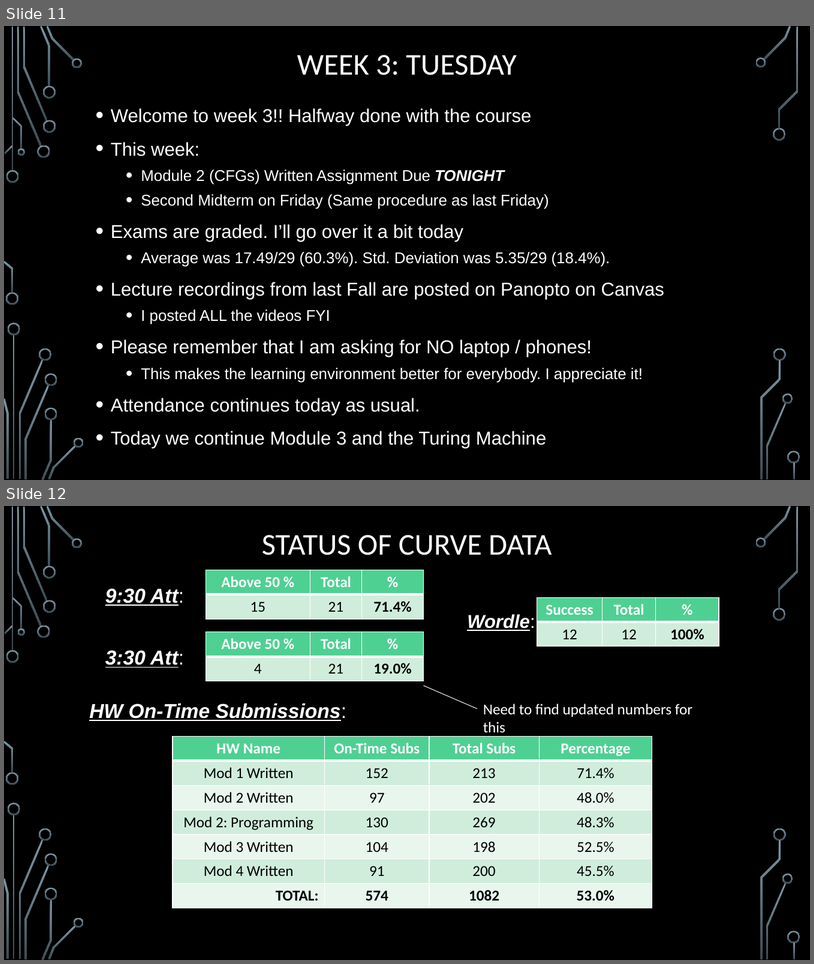
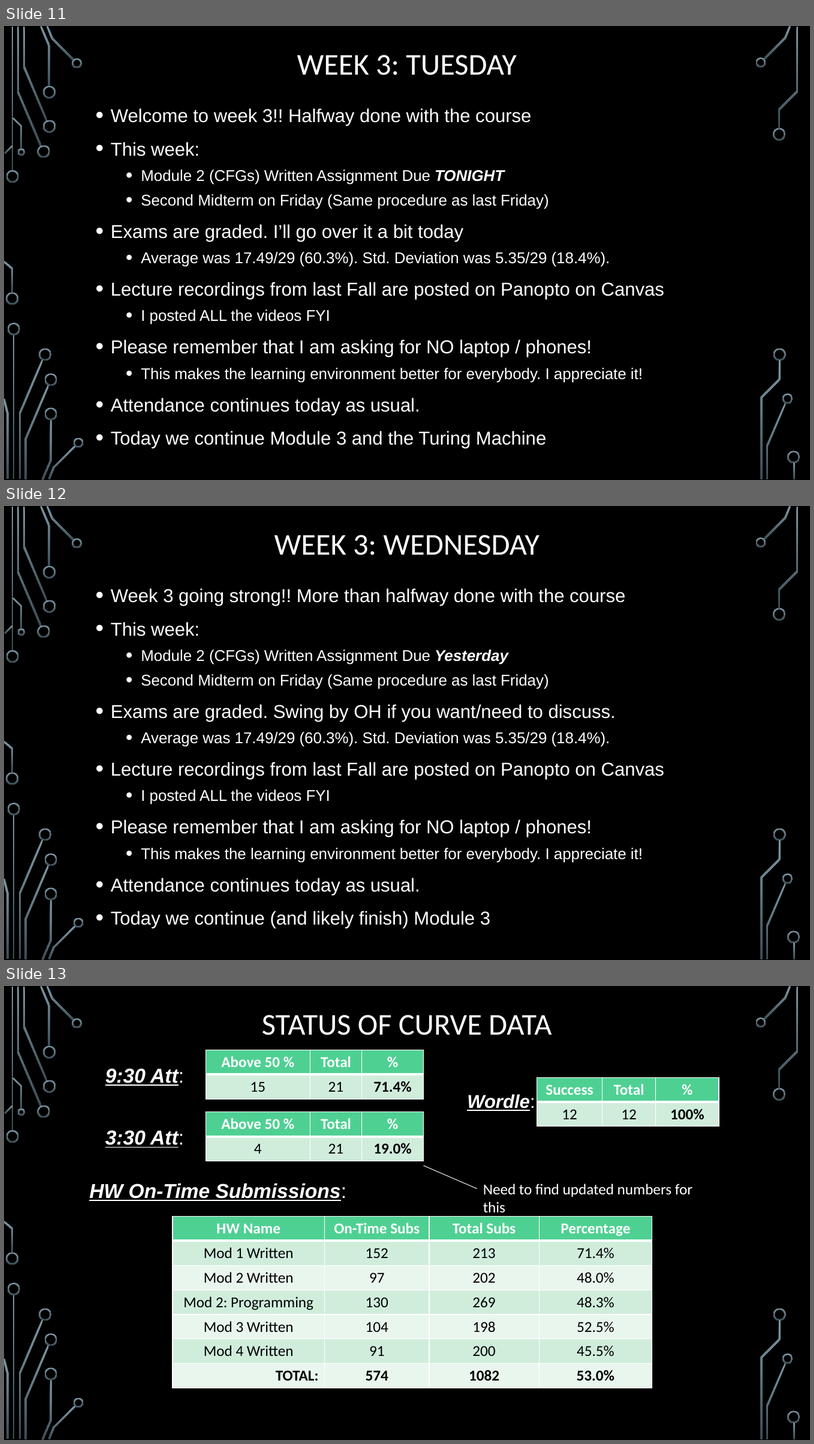
Before and after one commit to markfloryan/dmt2, a slide deck: slides/00-DailyAnnouncements.pptx. Shown one above the other, each under a label of ours: slides 11 and 12 before the commit, slides 11, 12 and 13 after it. The pictures are 814x964 and 814x1444 pixels, drawn with LibreOffice and Linux fonts; fonts in the diff are those of the drawing; background and template pictures are left out. Boxes give left, top, right and bottom in pixels: in the first picture for what was removed or moved away, otherwise in the second. Text is boxed around its words. In the diff, an @@ line names an element or a change of style, - is before the commit and + after.

```diff
--- a/slides/00-DailyAnnouncements.pptx
+++ b/slides/00-DailyAnnouncements.pptx
@@ slide 12 added at (4,506,810,960), background picture (left out); not listed: 36 template elements that a slide beside it also shows @@
@@ title added at (275,535,540,555), 36 pt, text #FFFFFF @@
+WEEK 3: WEDNESDAY
@@ text added at (111,588,665,928), 22.2 pt, text #FFFFFF @@
+• Week 3 going strong!! More than halfway done with the course
+• This week:
+  • Module 2 (CFGs) Written Assignment Due Yesterday
+  • Second Midterm on Friday (Same procedure as last Friday)
+• Exams are graded. Swing by OH if you want/need to discuss.
+  • Average was 17.49/29 (60.3%). Std. Deviation was 5.35/29 (18.4%).
+• Lecture recordings from last Fall are posted on Panopto on Canvas
+  • I posted ALL the videos FYI
+• Please remember that I am asking for NO laptop / phones!
+  • This makes the learning environment better for everybody. I appreciate it!
+• Attendance continues today as usual.
+• Today we continue (and likely finish) Module 3
@@ what was slide 12 is now slide 13 @@
```
Also in this commit, not shown: 1 other file.
